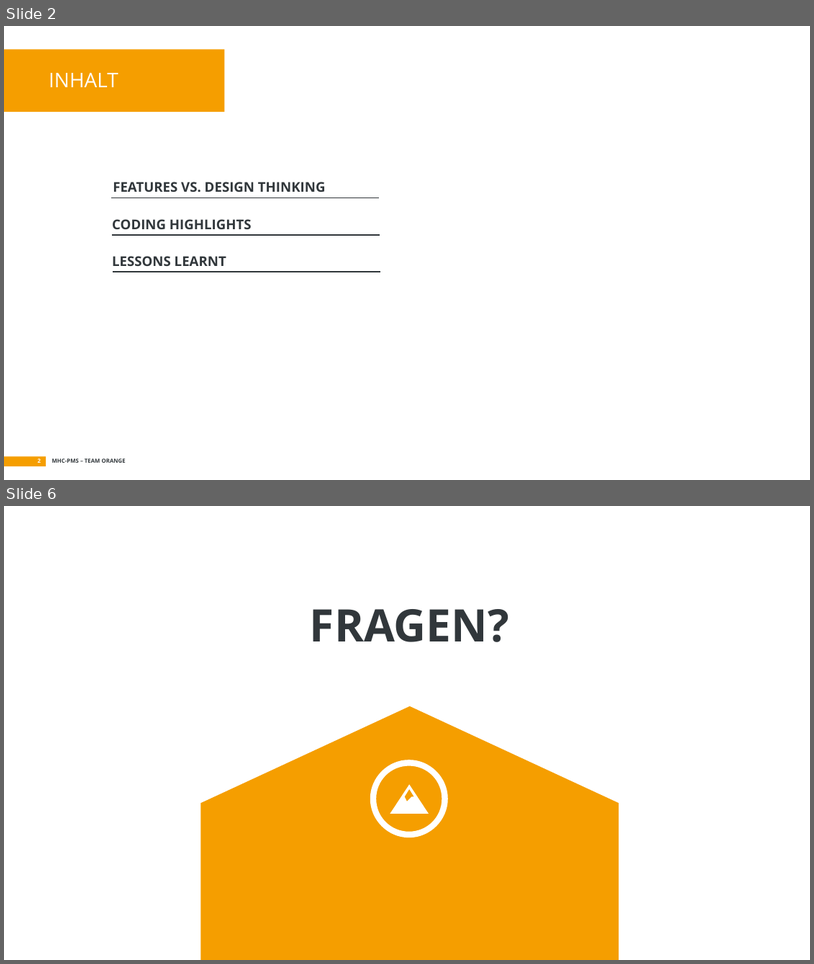
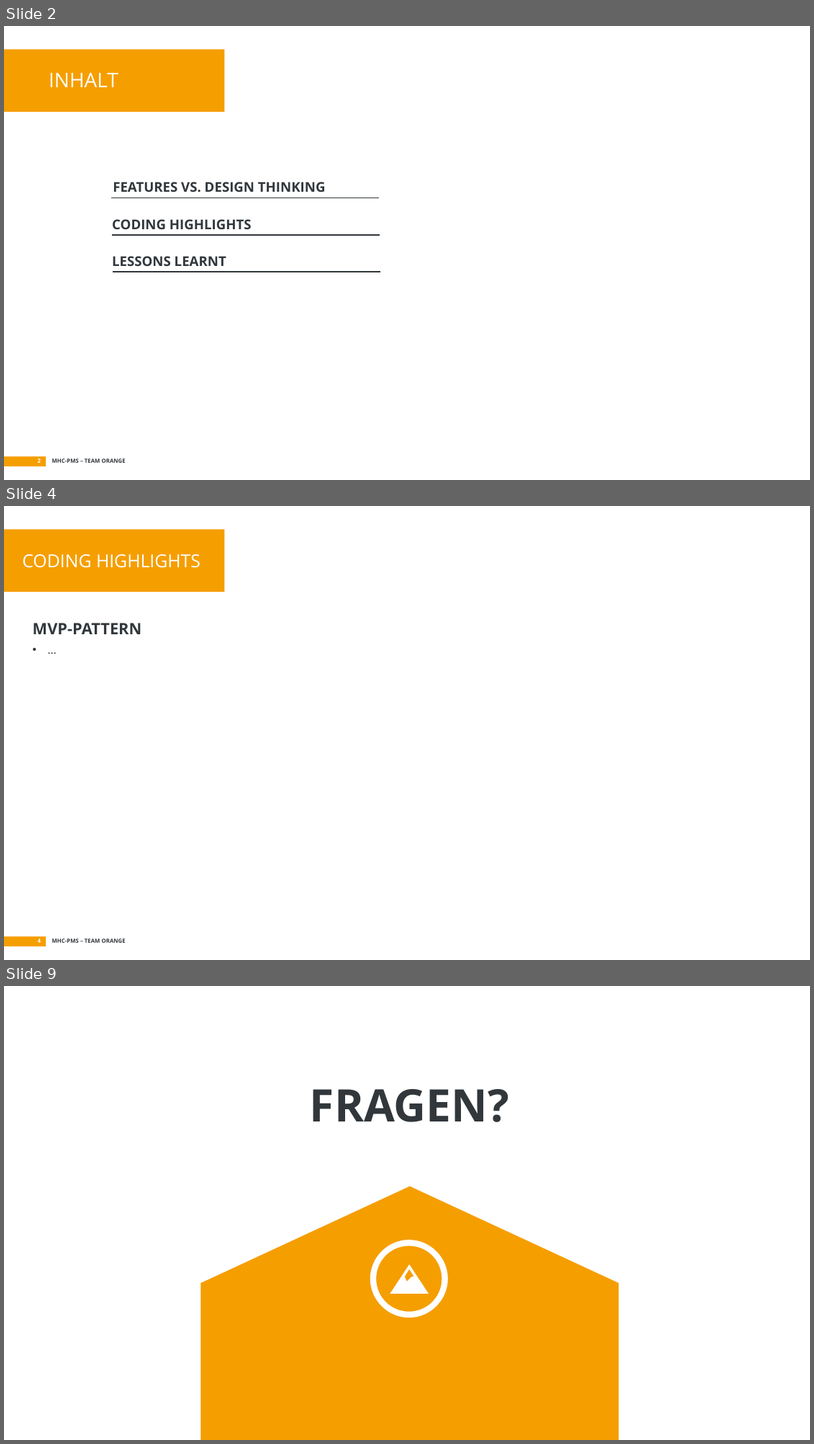
Before and after one commit to soed2020-teamorange/ch.bfh.bti7081.s2020.orange, a slide deck: doc/tasks/task_09/task09.pptx. Shown one above the other, each under a label of ours: slides 2 and 6 before the commit, slides 2, 4 and 9 after it; the slides between them are not shown. The pictures are 814x964 and 814x1444 pixels, drawn with LibreOffice and Linux fonts; fonts in the diff are those of the drawing. Boxes give left, top, right and bottom in pixels: in the first picture for what was removed or moved away, otherwise in the second. Text is boxed around its words. In the diff, an @@ line names an element or a change of style, - is before the commit and + after.

Commit message:
Add more text to presentation

```diff
--- a/doc/tasks/task_09/task09.pptx
+++ b/doc/tasks/task_09/task09.pptx
@@ slide 4 added at [4,506,810,960], background #FFFFFF; not listed: 4 template elements that a slide beside it also shows @@
@@ title added at [22,554,201,568], 16 pt, text #FFFFFF @@
+CODING HIGHLIGHTS
@@ text added at [33,623,142,634], 14 pt, text #31373B, bold @@
+MVP-PATTERN
+• …
@@ what was slide 6 is now slide 9 @@
```
Also in this commit, not shown: 3 slides changed, 2 other slides added.
